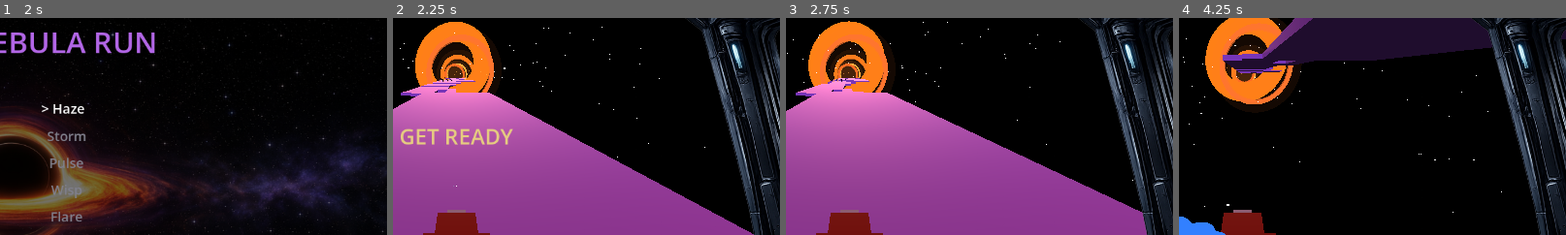
Above: before the commit, frames 1-4 (left to right).
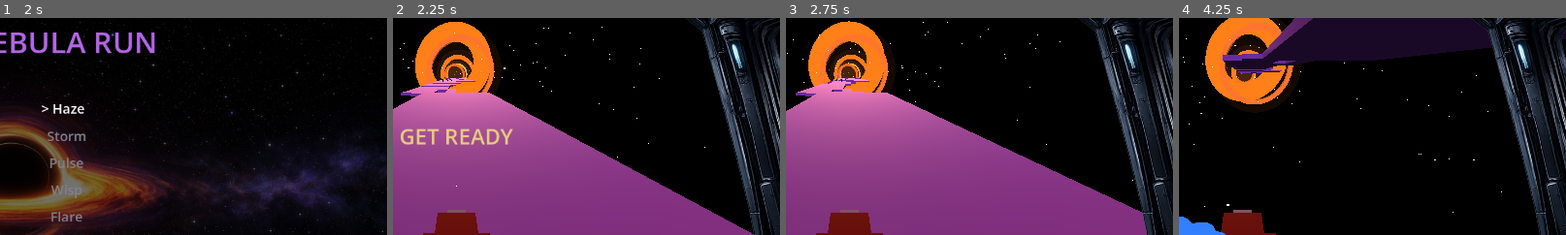
Above: after the commit, the same moments.

Repository: aleksitolvanen/gaasroads
Game: Godot game, scene res://Scenes/MainMenu.tscn
Same seed, same stepped clock (60 frames per second), same inputs: the game is played once before the commit and once after it. Sound files missing from this copy of the repository are replaced by a short silence.
Inputs:
- Up to frame 1 (2 s): tap Enter (ui_accept) at 0.5, 0.77, 1.25, 1.52 s; hold Q 0.53-1.28 s; hold Up (ui_up) from 0.53 s (still down); tap C at 1.35 s
- Up to frame 2 (2.25 s): tap Enter (ui_accept) at 2 s; release Up (ui_up) at 2.03 s; hold Left (ui_left) from 2.03 s (still down); tap N at 2.1 s
- Up to frame 3 (2.75 s): keep holding Left (ui_left)
- Up to frame 4 (4.25 s): tap B at 2.85 s; tap Enter (ui_accept) at 3.02, 3.77 s; release Left (ui_left) at 3.53 s; hold Down (ui_down) from 3.53 s (still down); tap P at 3.6 s
The pictures show only the part of the screen within x 42-92%, y 11-61%; the shares and areas given below are measured in that part.

Frame 1 is identical in both runs. In frame 2, 0.2% of the frame differs, in the area x 2-22%, y 28-37%; in frame 3, 0.2%; in frame 4, 0.4%, in the area x 11-28%, y 16-26%.

Commit message:
Tone down the lighting pass, keep Dark Matter the murkiest theme
Fill lights and ambient trimmed across themes, global tile self-glow
0.5 -> 0.4. Dark Matter gets a darker palette, weaker sun, and the
lowest glow/fill/ambient - road brightness back near its pre-fill
level while step faces stay lit.

Diff:
--- a/Scripts/game.gd
+++ b/Scripts/game.gd
@@ -293,16 +293,16 @@
 	match GameState.selected_group:
 		2:  # Solar - very dark ambient, sun does the work
 			env.ambient_light_color = Color(0.08, 0.06, 0.04)
-			env.ambient_light_energy = 0.4
+			env.ambient_light_energy = 0.35
 		1:  # Nebula
 			env.ambient_light_color = Color(0.12, 0.08, 0.15)
-			env.ambient_light_energy = 0.5
+			env.ambient_light_energy = 0.45
 		3:  # Dark Matter
 			env.ambient_light_color = Color(0.06, 0.1, 0.08)
-			env.ambient_light_energy = 0.45
+			env.ambient_light_energy = 0.28
 		_:  # Cosmic Highway
 			env.ambient_light_color = Color(0.08, 0.08, 0.12)
-			env.ambient_light_energy = 0.5
+			env.ambient_light_energy = 0.45
 
 	var world_env := WorldEnvironment.new()
 	world_env.environment = env
@@ -324,7 +324,7 @@
 		3:  # Dark Matter - eerie green from mothership at (30, 18, -350)
 			sun.basis = Basis.looking_at((light_target - Vector3(30, 18, -350)).normalized())
 			sun.light_color = Color(0.4, 0.8, 0.5)
-			sun.light_energy = 1.2
+			sun.light_energy = 1.0
 		_:  # Cosmic Highway - cool starlight from upper-left
 			sun.basis = Basis.looking_at((light_target - Vector3(-30, 40, -200)).normalized())
 			sun.light_color = Color(0.8, 0.85, 1.0)
@@ -343,16 +343,16 @@
 	match GameState.selected_group:
 		1:  # Nebula - cool violet against the orange ring light
 			fill.light_color = Color(0.75, 0.6, 0.9)
-			fill.light_energy = 0.5
+			fill.light_energy = 0.36
 		2:  # Solar - warm neutral, keeps the harsh sun look
 			fill.light_color = Color(1.0, 0.85, 0.7)
-			fill.light_energy = 0.45
-		3:  # Dark Matter - pale green, the dimmest theme needs the most
+			fill.light_energy = 0.38
+		3:  # Dark Matter - pale green, kept dimmest so the theme stays murky
 			fill.light_color = Color(0.55, 0.85, 0.7)
-			fill.light_energy = 0.6
+			fill.light_energy = 0.28
 		_:  # Cosmic Highway
 			fill.light_color = Color(0.8, 0.85, 1.0)
-			fill.light_energy = 0.45
+			fill.light_energy = 0.38
 	add_child(fill)
 
 	match GameState.selected_group:
@@ -1460,10 +1460,12 @@
 		Color(0.4, 0.65, 1.0),
 		Color(0.7, 0.4, 0.9),
 		Color(1.0, 0.6, 0.25),
-		Color(0.4, 0.9, 0.6),
+		Color(0.3, 0.68, 0.45),
 	]
 	var base_color: Color = group_colors[clampi(GameState.selected_group, 0, 3)]
 
+	# Dark Matter stays murky: weakest self-glow of all themes
+	var glow := 0.28 if GameState.selected_group == 3 else 0.4
 	for h in range(1, 10):
 		var mat := StandardMaterial3D.new()
 		var brightness := 1.2 + (h - 1) * 0.1
@@ -1471,7 +1473,7 @@
 		mat.albedo_color.a = 1.0
 		mat.emission_enabled = true
 		mat.emission = base_color * 0.3
-		mat.emission_energy_multiplier = 0.5
+		mat.emission_energy_multiplier = glow
 		_height_materials[h] = mat
 
 	_tunnel_wall_mat = StandardMaterial3D.new()
